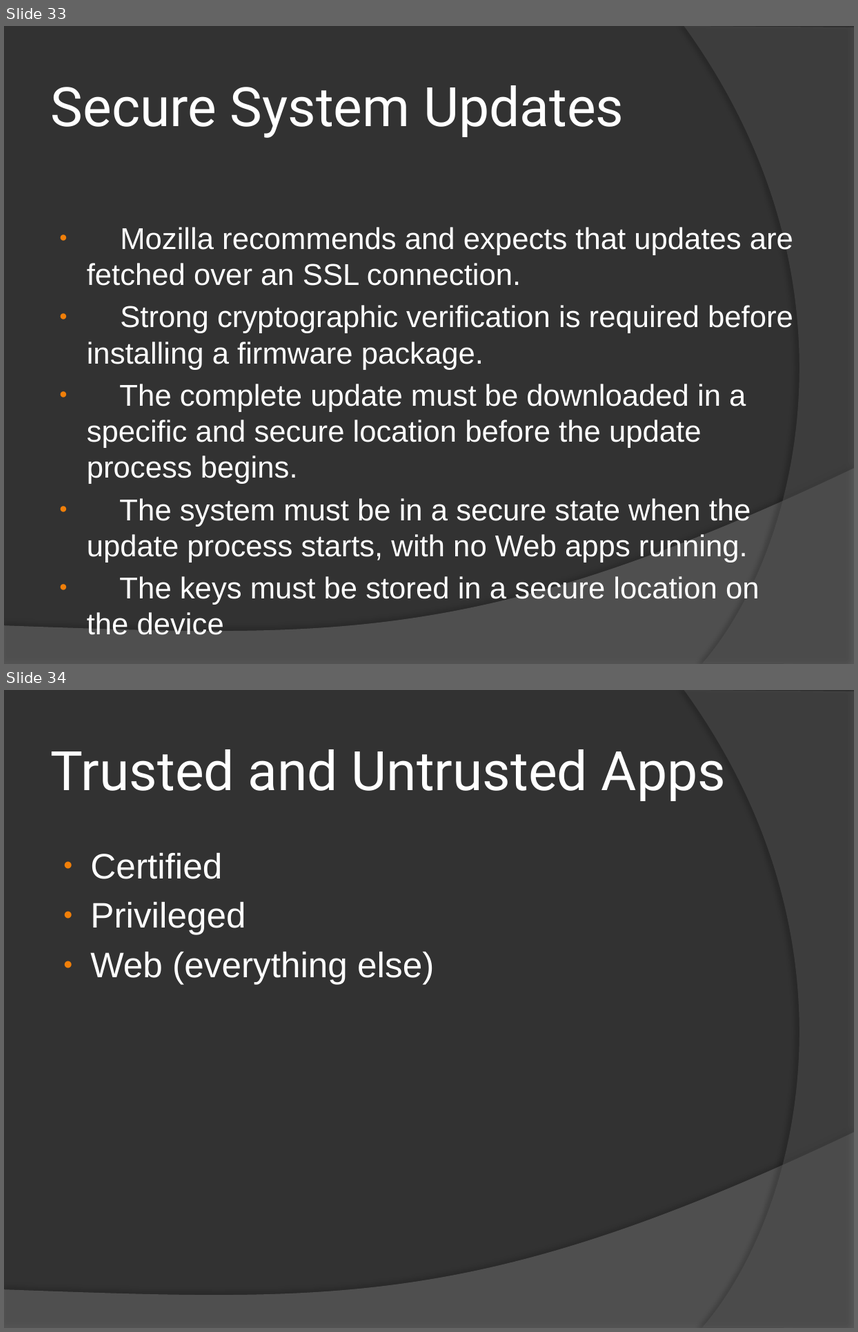
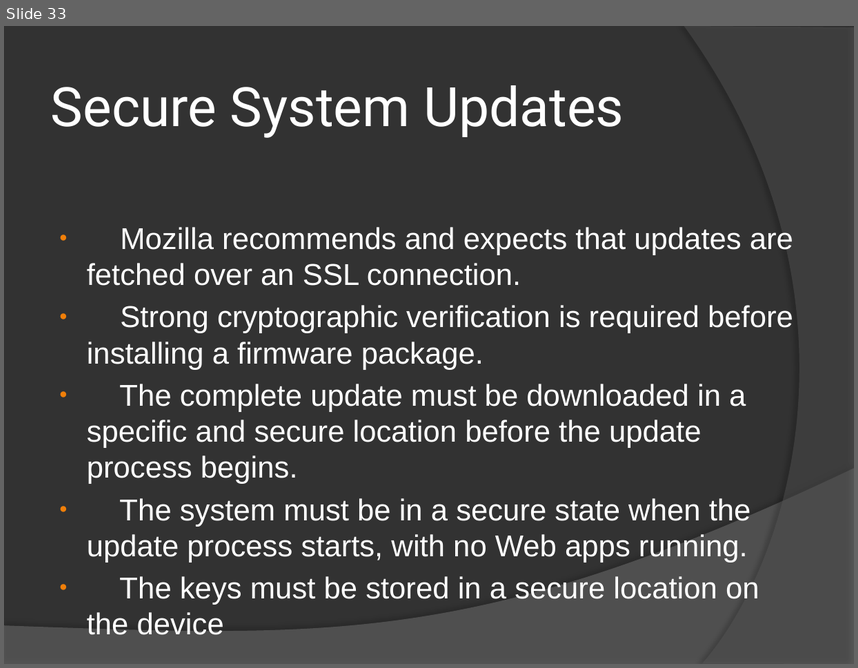
Before and after one commit to ymihaylov/Firefox-OS-Documentation-Project, a slide deck: Firefox OS.pptx. Shown one above the other, each under a label of ours: slides 33 and 34 before the commit, slide 33 after it. The pictures are 858x1332 and 858x668 pixels, drawn with LibreOffice and Linux fonts; fonts in the diff are those of the drawing. Boxes give left, top, right and bottom in pixels: in the first picture for what was removed or moved away, otherwise in the second. Text is boxed around its words. In the diff, an @@ line names an element or a change of style, - is before the commit and + after.

```diff
--- a/Firefox OS.pptx
+++ b/Firefox OS.pptx
@@ slide 34 removed at (x1=4, y1=690, x2=854, y2=1328), background #323232; not listed: 2 template elements that a slide beside it also shows @@
@@ title removed at (x1=51, y1=749, x2=726, y2=801) @@
-Trusted and Untrusted Apps
@@ text removed at (x1=90, y1=853, x2=434, y2=984) @@
-● Certified
-● Privileged
-● Web (everything else)
```
Also in this commit, not shown: 3 other slides removed.
